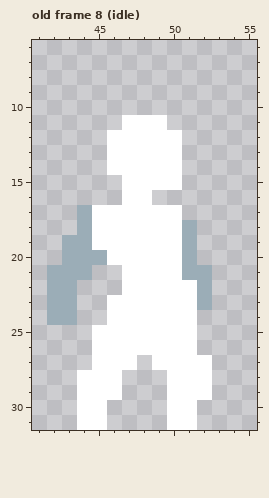
Two states of a pixel-art file, Assets/Resources/Sprites/player.aseprite. Above is the file before it was changed.
96x96 pixels, 8 frames. Colours within 5 levels of each other are drawn and written as one. Shown: old frame 8 (idle): x 41..55, y 6..31. The old version is drawn lined up with the new one, on the new canvas. The commit also changed other frames, which this record leaves out.
New version:
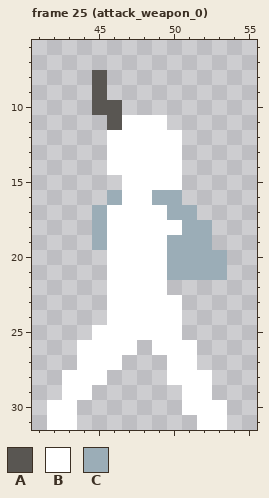
Palette (. is transparent): A #595652  B #ffffff  C #9badb7
A new or re-ordered frame is compared with the old frame closest to it.
Change:
canvas 96x96 -> 96x32, the old top-left corner now at 0,-32 (the part of the old canvas that was cut away was empty and is not shown)
frames 8 -> 33
--- frame 25 (attack_weapon_0) is new; against old frame 8 (idle)
@@ x 43..48 @@
  7 ......
- 8 ......
- 9 ......
-10 ......
-11 ....BB
+ 8 ..A...
+ 9 ..A...
+10 ..AA..
+11 ...ABB
 12 ...BBB
@@ x 41..55 @@
 15 ......BBBB.....
-16 ......BB.......
-17 ...CBBBBBB.....
-18 ...CBBBBBBC....
-19 ..CCBBBBBBC....
-20 ..CCCBBBBBC....
-21 .CCC..BBBBCC...
-22 .CC...BBBBBC...
-23 .CC..BBBBBBC...
-24 .CC..BBBBBB....
-25 ....BBBBBBB....
-26 ....BBBBBBB....
-27 ....BBB.BBBB...
-28 ...BBB...BBB...
-29 ...BBB...BBB...
-30 ...BB....BB....
-31 ...BB....BB....
+16 .....CBBCC.....
+17 ....CBBBBCC....
+18 ....CBBBBBCC...
+19 ....CBBBBCCC...
+20 .....BBBBCCCC..
+21 .....BBBBCCCC..
+22 .....BBBB......
+23 .....BBBBB.....
+24 .....BBBBB.....
+25 ....BBBBBB.....
+26 ...BBBB.BBB....
+27 ...BBB...BB....
+28 ..BBB....BBB...
+29 ..BB......BB...
+30 .BB.......BBB..
+31 .BB........BB..
Changed places in both pictures, as pixel boxes (x1, y1, x2, y2):
added: (92, 70, 122, 130)
changed: (47, 190, 227, 430)
